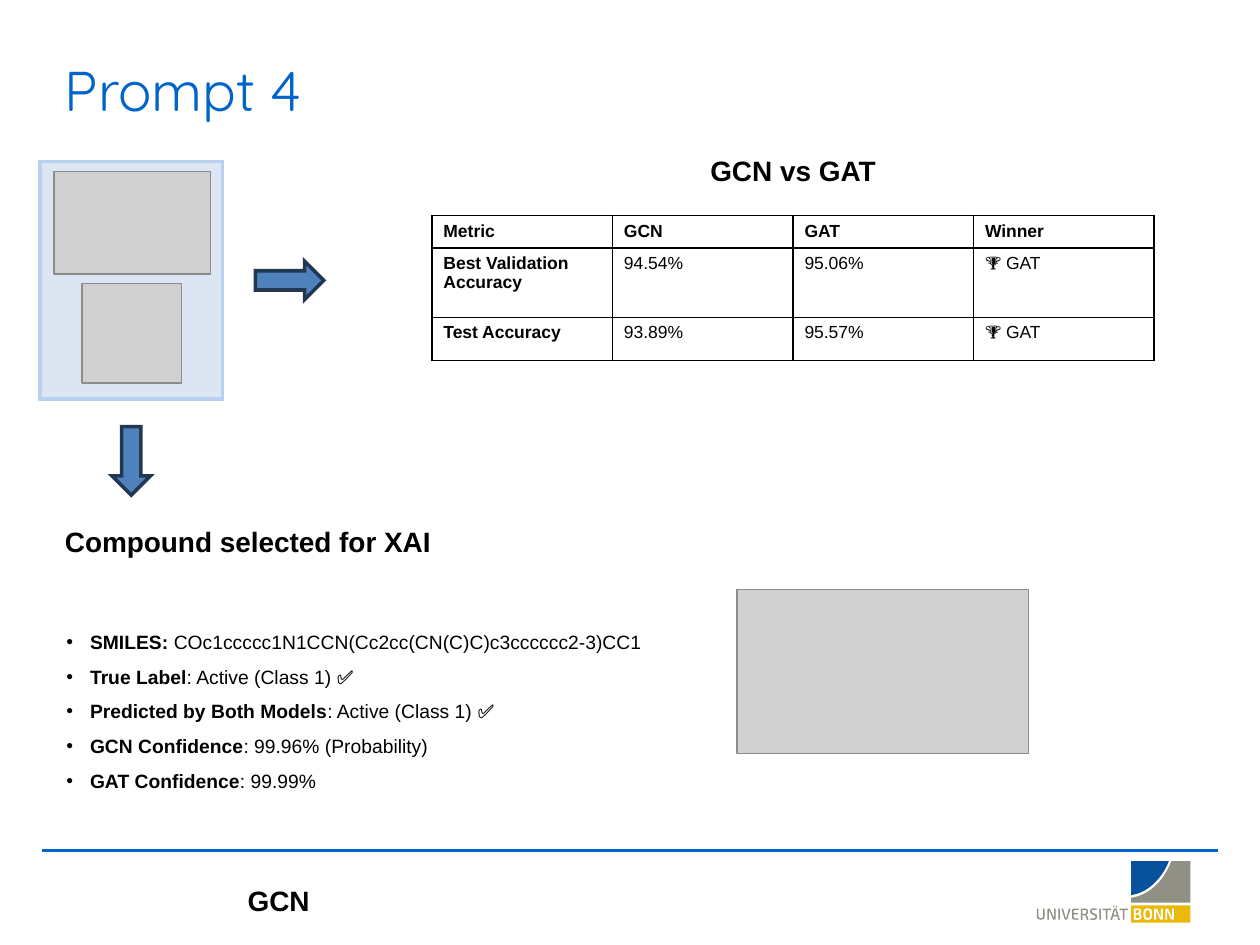
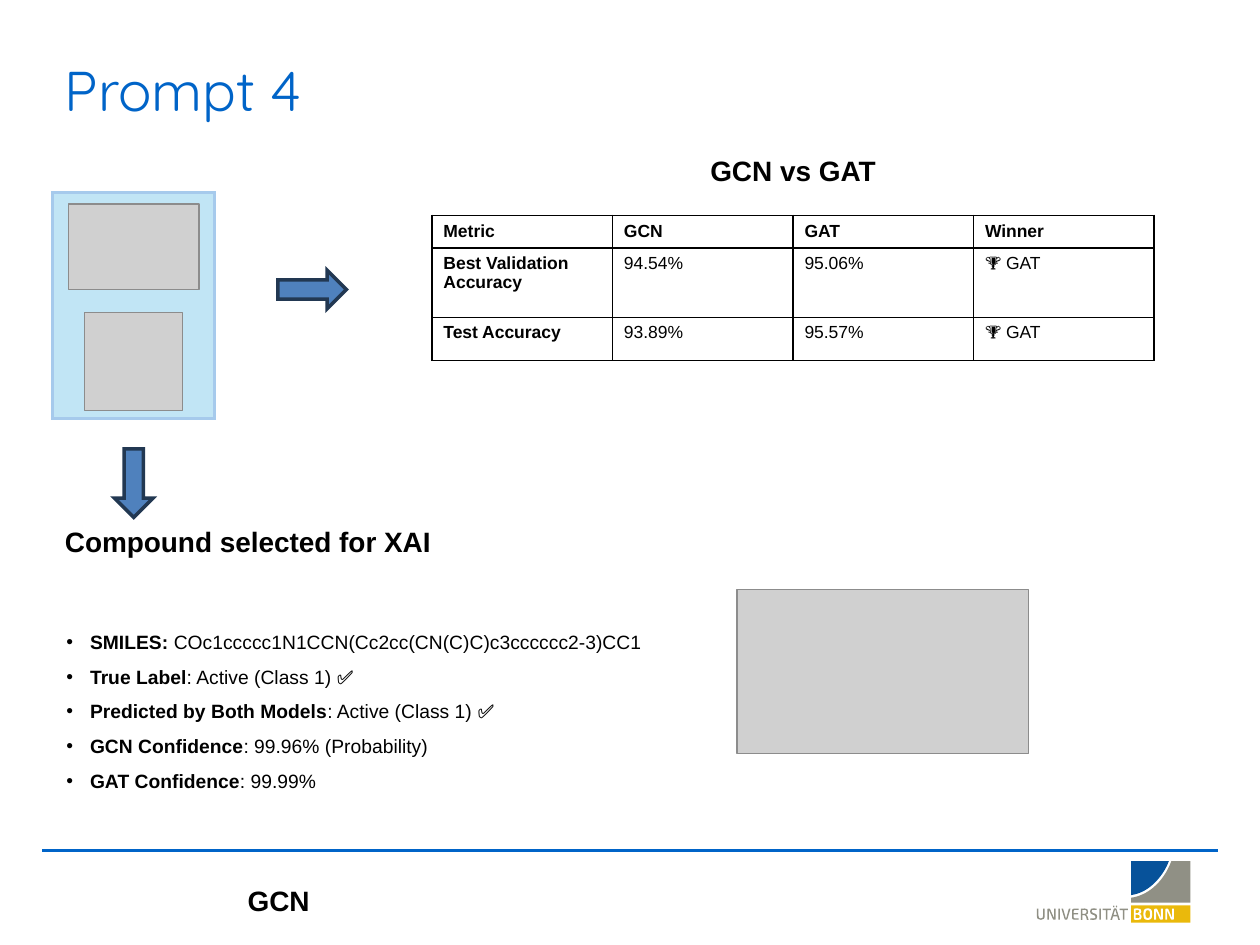
Before and after one commit to LSI-Uni-Bonn/ChemicHAL, a slide deck: slide 17 of slides/AI_Agent_Explainability.pptx (slide 18 before the commit). Drawn at 1260x945 pixels with LibreOffice and Linux fonts; fonts in the diff are those of the drawing; grey boxes stand for pictures; background and template pictures are left out. Boxes give left, top, right and bottom in pixels: in the first picture for what was removed or moved away, otherwise in the second. Text is boxed around its words. In the diff, an @@ line names an element or a change of style, - is before the commit and + after.

```diff
--- a/slides/AI_Agent_Explainability.pptx
+++ b/slides/AI_Agent_Explainability.pptx
@@ rectangle: place and size @@
-rectangle at bbox=[40, 161, 223, 398]
+rectangle at bbox=[53, 193, 215, 418]
@@ rectangle at bbox=[53, 193, 215, 418]: fill #DCE6F2 to #C1E5F5; outline #B8D0ED 2 pt to #A6CAEC 1.5 pt @@
@@ picture: place and size @@
-picture at bbox=[54, 171, 210, 273]
+picture at bbox=[68, 204, 199, 290]
@@ right arrow: place and size @@
-right arrow at bbox=[256, 261, 324, 300]
+right arrow at bbox=[278, 270, 346, 309]
@@ picture: place and size @@
-picture at bbox=[82, 284, 181, 383]
+picture at bbox=[84, 312, 183, 411]
@@ right arrow: place and size @@
-right arrow at bbox=[112, 427, 151, 495]
+right arrow at bbox=[114, 449, 153, 517]
```
Also in this commit, not shown: 23 other slides changed.
